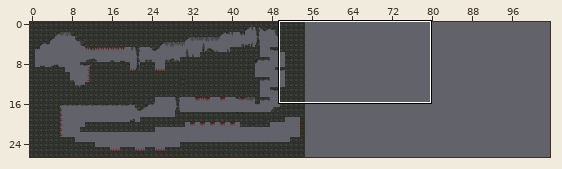
Level history. Tiled map: assets/data/stage1_caveToPond.tmx. The picture above shows the old version from afar; the outline marks the close-up.
Close-up. As it was:
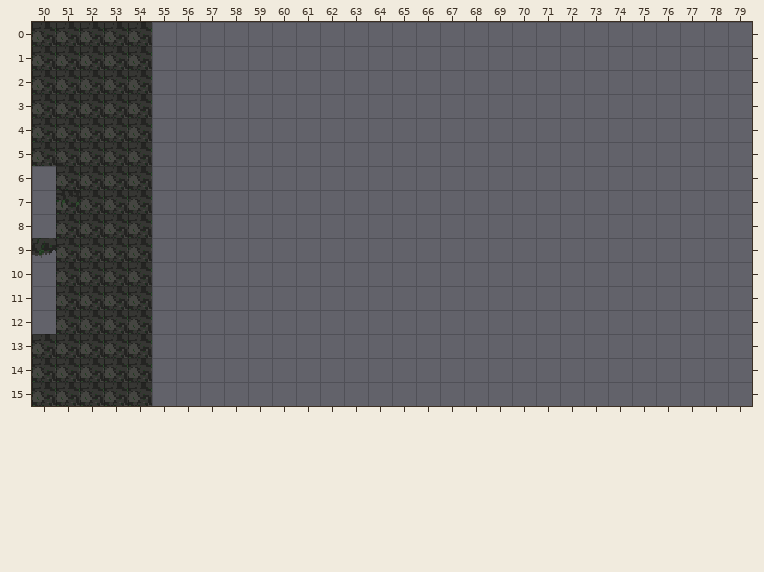
Cells are 16x16 px. Shown: x 50..79, y 0..15. The commit also changed other parts of the map, which this record leaves out. The old version is drawn lined up with the new one.
New version:
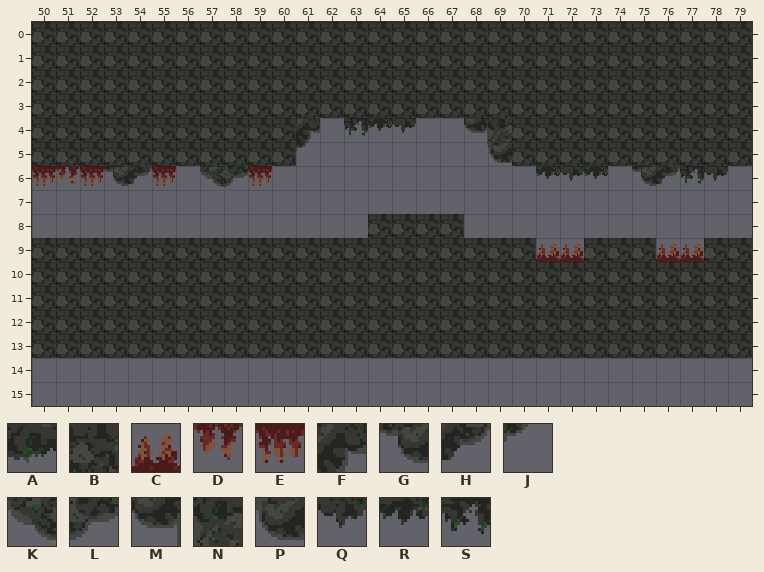
Key: from "tileset_new.png": A 6, B 97, C 144, D 145, E 149, F 297, G 299, H 300, J 321, K 323, L 324, M 325, N 326, P 350, Q 418, R 419, S 421.
_ is an empty cell, # one hidden under a higher layer, . an unchanged one.
Difference:
map size 55x27 -> 104x14 cells
--- layer "tiles"
@@ x 50..79 @@
- 5 ...................._.________
- 6 _BBBB_..._....................
- 7 .BBBB.........................
- 8 .BBBB.........____............
- 9 A...................__________
+ 5 ....................B.BBBBBBBB
+ 6 EDE__E...E....................
+ 7 .____.........................
+ 8 .____.........BBBB............
+ 9 #...................BCCBBBCCBB
@@ x 50..54 @@
-14 BBBBB
-15 BBBBB
+14 _____
+15 _____
--- layer "tiles2"
@@ x 51..51 @@
- 7 S
+ 7 _
--- layer "top"
@@ x 53..79 @@
- 0 .._________________________
- 1 .._________________________
- 2 .._________________________
- 3 .._________________________
- 4 .._______.___..____________
- 5 .._______......._._........
- 6 __..__............___.____.
+ 0 ..BBBBBBBBBBBBBBBBBBBBBBBBB
+ 1 ..BBBBBBBBBBBBBBBBBBBBBBBBB
+ 2 ..BBBBBBBBBBBBBBBBBBBBBBBBB
+ 3 ..BBBBBBBBBBBBBBBBBBBBBBBBB
+ 4 ..BBBBBBF.SRQ..MNBBBBBBBBBB
+ 5 ..BBBBBBJ.......P.B........
+ 6 GH..KL............RQR.GHSQ.
@@ x 50..79 @@
- 9 _...._______________..........
-10 _...._________________________
-11 _...._________________________
-12 _...._________________________
-13 ....._________________________
+ 9 B....BBBBBBBBBBBBBBB..........
+10 B....BBBBBBBBBBBBBBBBBBBBBBBBB
+11 B....BBBBBBBBBBBBBBBBBBBBBBBBB
+12 B....BBBBBBBBBBBBBBBBBBBBBBBBB
+13 .....BBBBBBBBBBBBBBBBBBBBBBBBB
